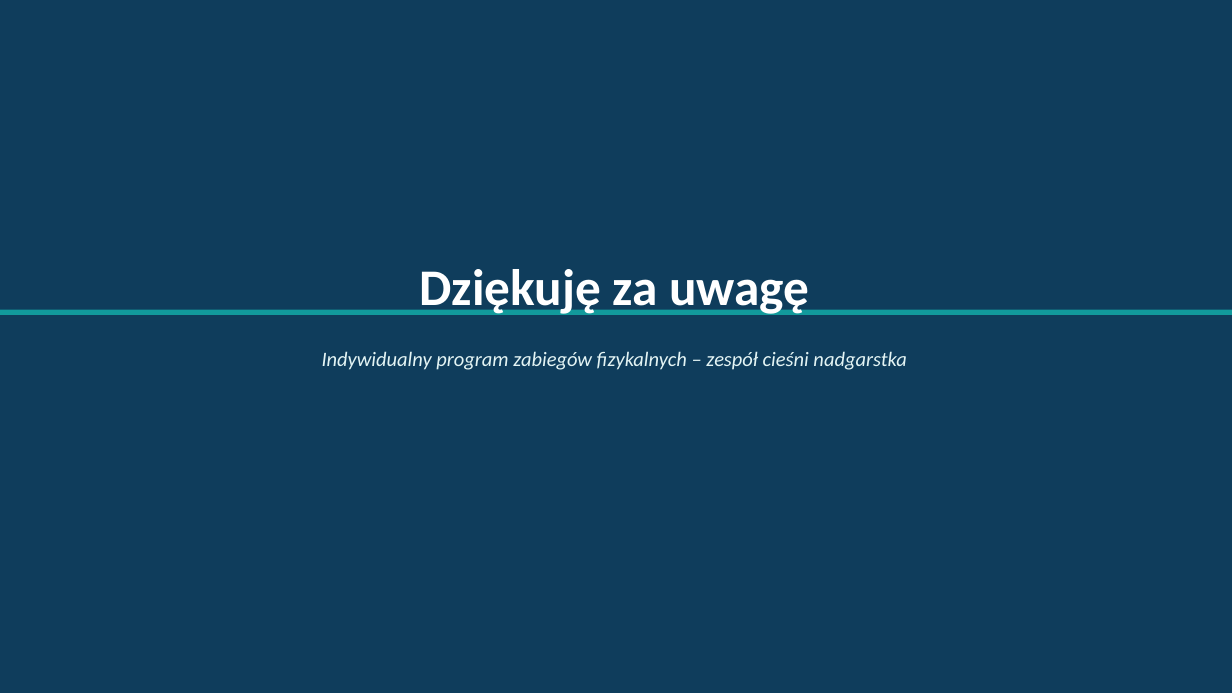
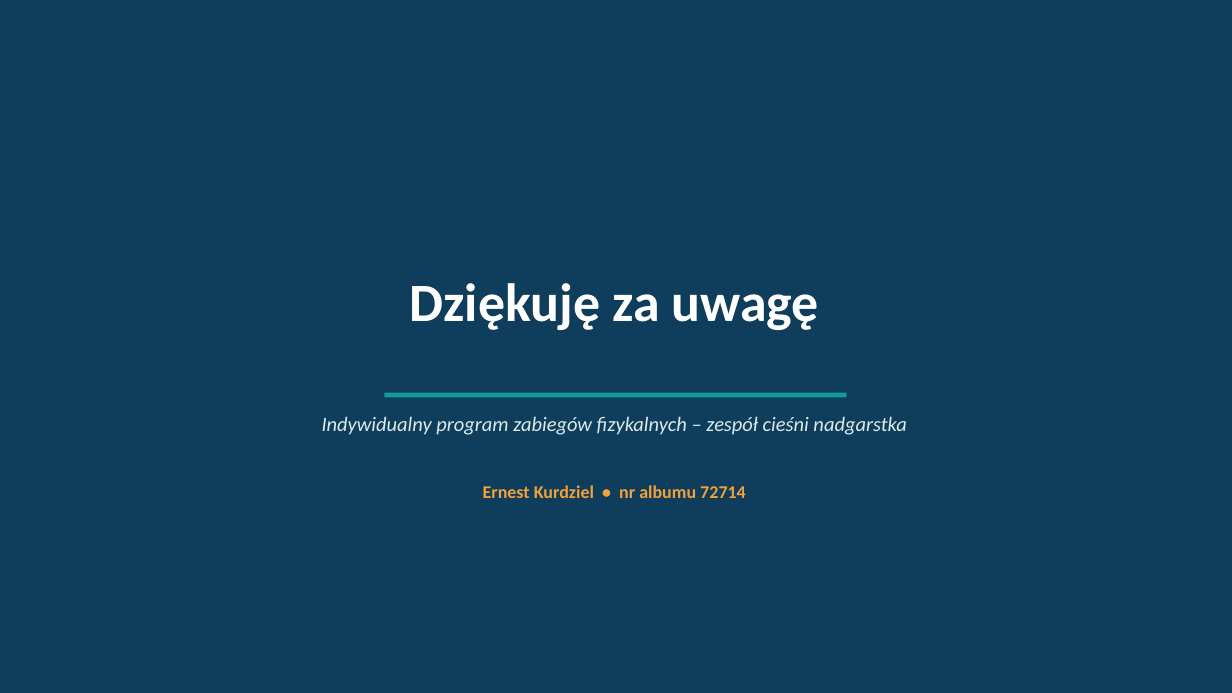
Before and after one commit to ernestkurdziel-max/eqwdfqae, a slide deck: slide 15 of Zespol_ciesni_nadgarstka_prezentacja.pptx (slide 13 before the commit). Drawn at 1232x693 pixels with LibreOffice and Linux fonts; fonts in the diff are those of the drawing; background and template pictures are left out. Boxes give left, top, right and bottom in pixels: in the first picture for what was removed or moved away, otherwise in the second. Text is boxed around its words. In the diff, an @@ line names an element or a change of style, - is before the commit and + after.

```diff
--- a/Zespol_ciesni_nadgarstka_prezentacja.pptx
+++ b/Zespol_ciesni_nadgarstka_prezentacja.pptx
@@ rectangle: place and size @@
-rectangle at bbox=[0, 310, 1232, 315]
+rectangle at bbox=[0, 0, 1232, 693]
@@ rectangle at bbox=[0, 0, 1232, 693]: fill #129A9C to #0F3D5C at 45% opacity @@
@@ text "Dziękuję za uwagę": place and size @@
-text "Dziękuję za uwagę" at bbox=[420, 269, 809, 315]
+text "Dziękuję za uwagę" at bbox=[410, 283, 819, 330]
@@ text "Dziękuję za uwagę" at bbox=[410, 283, 819, 330]: size 40 to 42 pt @@
@@ text "Indywidualny program zabiegów fizykalnych – ...": place and size @@
-text "Indywidualny program zabiegów fizykalnych – ..." at bbox=[322, 351, 906, 370]
+text "Indywidualny program zabiegów fizykalnych – ..." at bbox=[322, 416, 906, 435]
@@ text "Indywidualny program zabiegów fizykalnych – ..." at bbox=[322, 416, 906, 435]: text colour #E3F4F4 to #D9EAEA @@
@@ rectangle added at bbox=[384, 393, 847, 397], fill #129A9C @@
@@ text added at bbox=[483, 485, 746, 498], 14 pt, text #F2A13B, bold @@
+Ernest Kurdziel • nr albumu 72714
```
Also in this commit, not shown: 11 other slides changed, 3 slides added, 1 slide removed, 11 other files.
